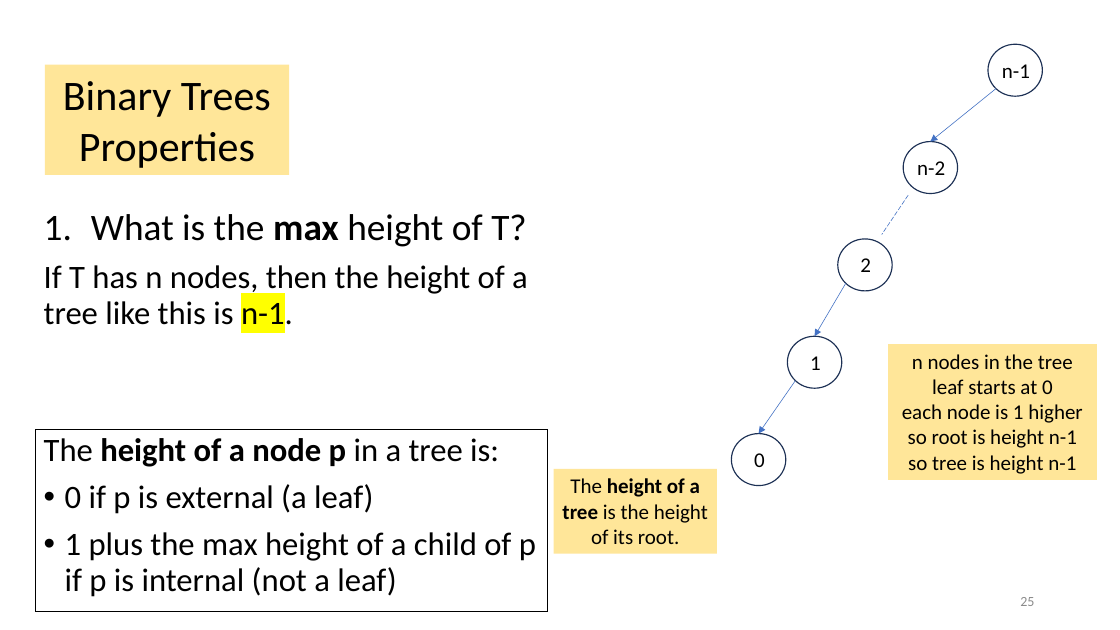
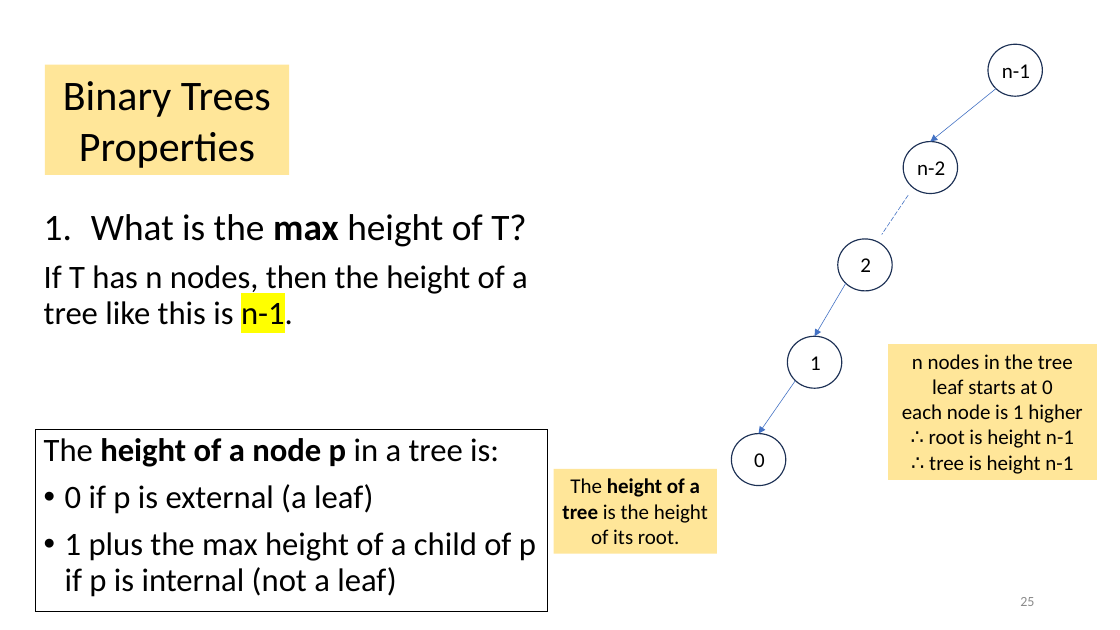
Before and after one commit to tjd1234/cmpt225fall2023, a slide deck: slide 25 of lecture_notes/week6/week6_trees.pptx. Drawn at 1120x630 pixels with LibreOffice and Linux fonts; fonts in the diff are those of the drawing. Boxes give left, top, right and bottom in pixels: in the first picture for what was removed or moved away, otherwise in the second. Text is boxed around its words. In the diff, an @@ line names an element or a change of style, - is before the commit and + after.

```diff
--- a/lecture_notes/week6/week6_trees.pptx
+++ b/lecture_notes/week6/week6_trees.pptx
@@ text in rectangle at [929, 429, 1074, 474]: text changed @@
-so root is height n-1
-so tree is height n-1
+∴ root is height n-1
+∴ tree is height n-1
```
Also in this commit, not shown: 2 other slides changed.
